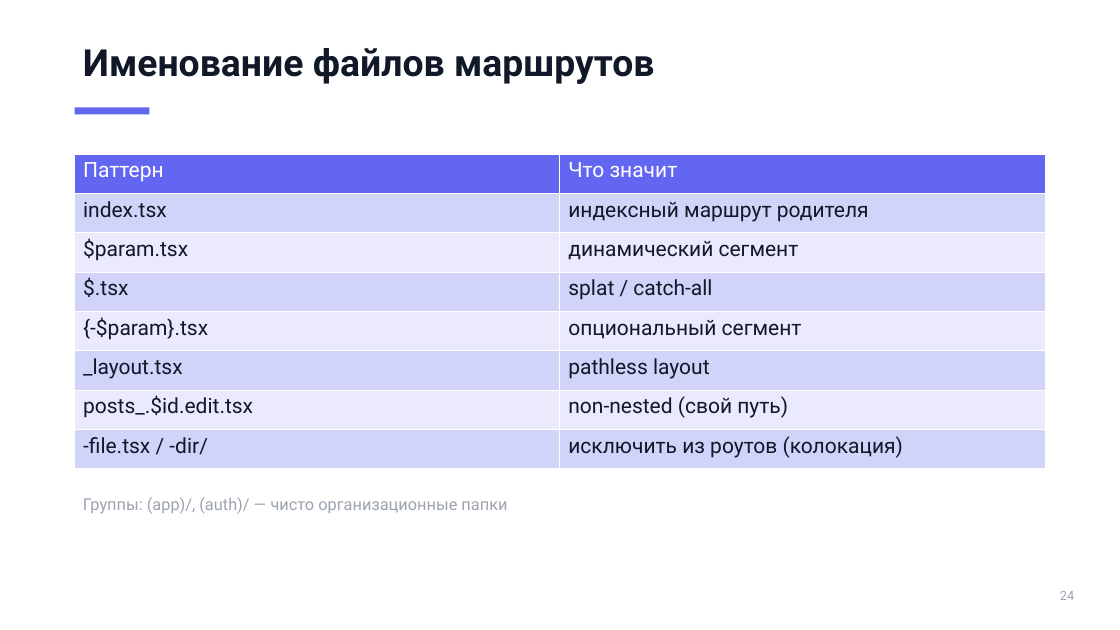
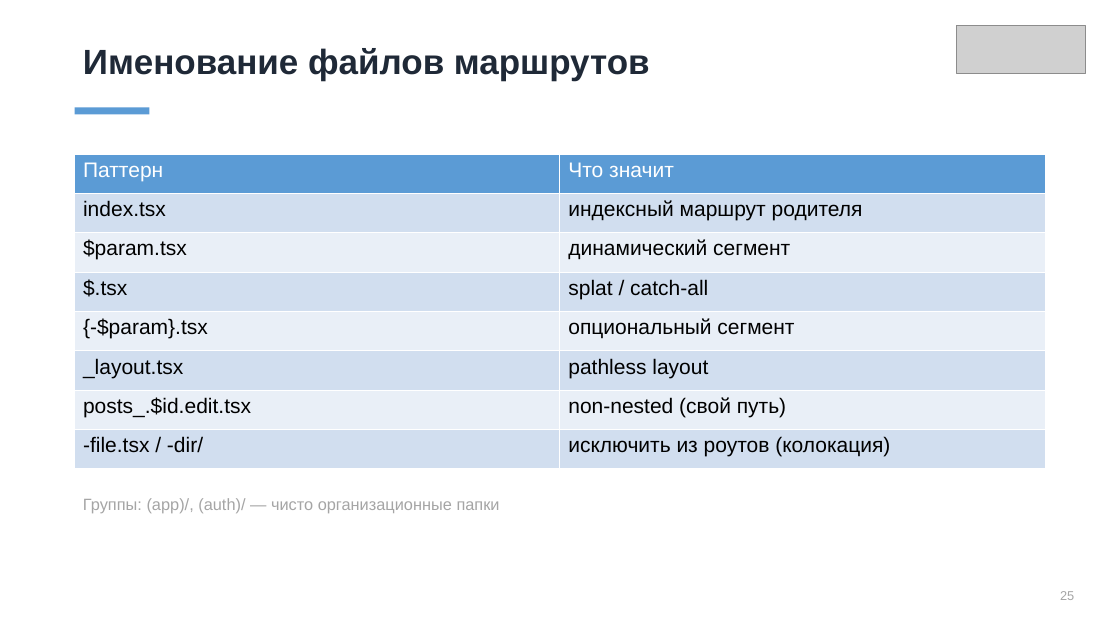
Before and after one commit to ErnandesDaniel/mephi-higher-engineering-school-lectures, a slide deck: slide 25 of lecture-1/modern-frontend-tooling.pptx. Drawn at 1120x630 pixels with LibreOffice and Linux fonts; fonts in the diff are those of the drawing; grey boxes stand for pictures. Boxes give left, top, right and bottom in pixels: in the first picture for what was removed or moved away, otherwise in the second. Text is boxed around its words. In the diff, an @@ line names an element or a change of style, - is before the commit and + after.

Commit message:
style: redo deck with template theme (Office/Arial) and template images

```diff
--- a/lecture-1/modern-frontend-tooling.pptx
+++ b/lecture-1/modern-frontend-tooling.pptx
@@ picture added at [957, 26, 1086, 74] @@
@@ text "Именование файлов маршрутов" at [83, 48, 650, 80]: size 32 to 30 pt, font Roboto to Arial, text colour #111827 to #1F2937 @@
@@ rectangle at [75, 108, 150, 114]: fill #6366F1 to #5B9BD5 @@
@@ table at [75, 154, 1046, 469] @@
@@ fill #6366F1 to #5B9BD5 in row 1 @@
@@ fill #D3D3FA to #D2DEEF in 8 cells @@
@@ fill #EAEAFC to #EAEFF7 in 6 cells @@
@@ font Roboto to Arial, text colour #111827 to #000000 @@
@@ text "Группы: (app)/, (auth)/ — чисто ..." at [83, 498, 500, 513]: font Roboto to Arial, text colour #9CA3AF to #A5A5A5 @@
@@ text at [1060, 591, 1074, 600]: text changed; font Roboto to Arial; text colour #9CA3AF to #A5A5A5 @@
-24
+25
```
Also in this commit, not shown: 39 other slides changed, 1 other file.
